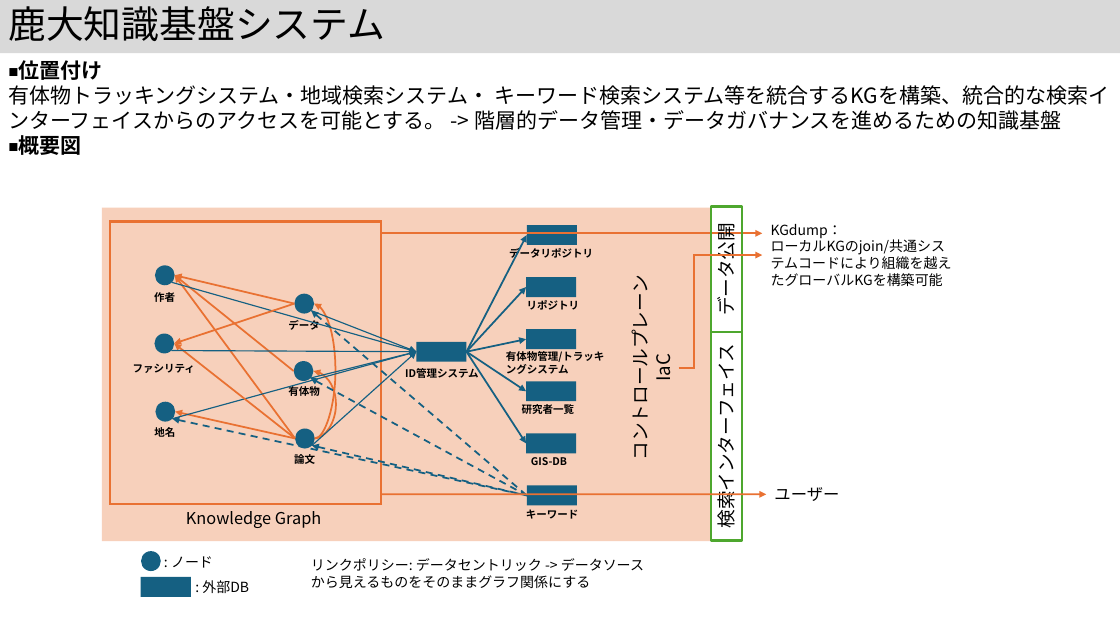
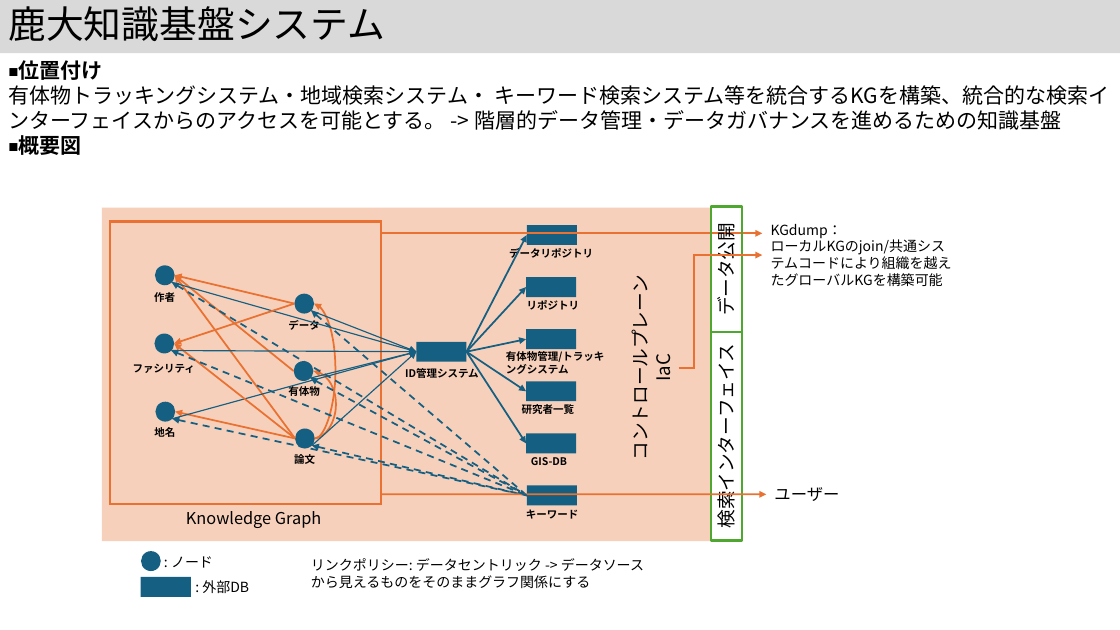
Before and after one commit to kouamano/nihongo-region-name-extract, a slide deck: slide 2 of 作図.pptx. Drawn at 1120x630 pixels with LibreOffice and Linux fonts; fonts in the diff are those of the drawing. Boxes give left, top, right and bottom in pixels: in the first picture for what was removed or moved away, otherwise in the second. Text is boxed around its words. In the diff, an @@ line names an element or a change of style, - is before the commit and + after.

Commit message:
add

```diff
--- a/作図.pptx
+++ b/作図.pptx
@@ arrow added from (527, 496) to (172, 282), #156082 1.5 pt dashed @@
@@ arrow added from (527, 496) to (171, 350), #156082 1.5 pt dashed @@
```
